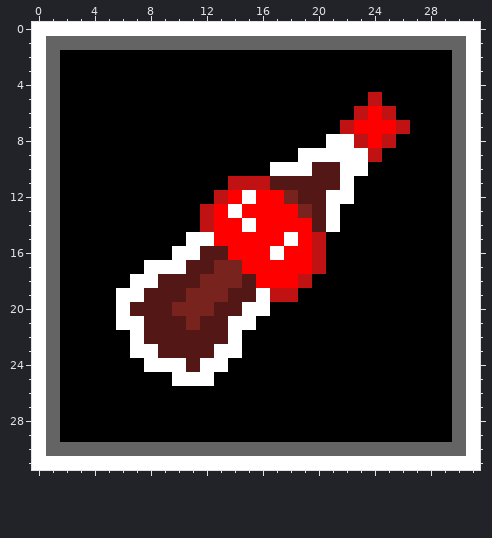
Pixel-art sprite, stored at Assets/Sprites/UI/Ingame/ColaIcon.png. That is the earlier state.
The file is 32x32 pixels.
After the commit:
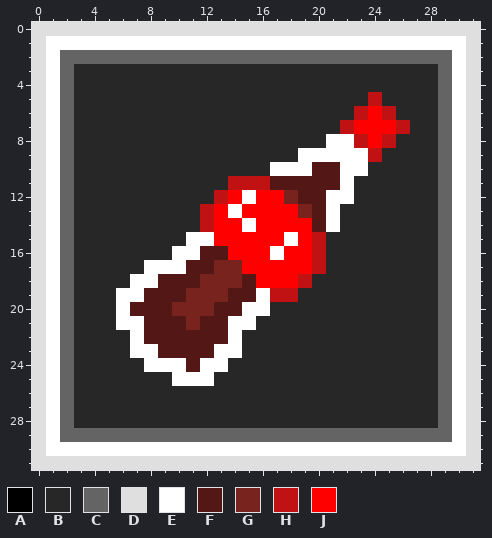
Palette (. is transparent): A #000000  B #272727  C #646464  D #dfdfdf  E #ffffff  F #531815  G #79231f  H #c01212  J #ff0000
From old to new:
Changed rows in their new state; - is an unchanged pixel.
first column x 0:
 0 DDDDDDDDDDDDDDDDDDDDDDDDDDDDDDDD
 1 DEEEEEEEEEEEEEEEEEEEEEEEEEEEEEED
 2 DECCCCCCCCCCCCCCCCCCCCCCCCCCCCED
 3 DECBBBBBBBBBBBBBBBBBBBBBBBBBBCED
 4 DECBBBBBBBBBBBBBBBBBBBBBBBBBBCED
 5 DECBBBBBBBBBBBBBBBBBBBBB-BBBBCED
 6 DECBBBBBBBBBBBBBBBBBBBB---BBBCED
 7 DECBBBBBBBBBBBBBBBBBBB-----BBCED
 8 DECBBBBBBBBBBBBBBBBBB-----BBBCED
 9 DECBBBBBBBBBBBBBBBB------BBBBCED
10 DECBBBBBBBBBBBBBB-------BBBBBCED
11 DECBBBBBBBBBBB---------BBBBBBCED
12 DECBBBBBBBBBB----------BBBBBBCED
13 DECBBBBBBBBB----------BBBBBBBCED
14 DECBBBBBBBBB----------BBBBBBBCED
15 DECBBBBBBBB----------BBBBBBBBCED
16 DECBBBBBBB-----------BBBBBBBBCED
17 DECBBBBB-------------BBBBBBBBCED
18 DECBBBB-------------BBBBBBBBBCED
19 DECBBB-------------BBBBBBBBBBCED
20 DECBBB-----------BBBBBBBBBBBBCED
21 DECBBB----------BBBBBBBBBBBBBCED
22 DECBBBB--------BBBBBBBBBBBBBBCED
23 DECBBBB--------BBBBBBBBBBBBBBCED
24 DECBBBBB------BBBBBBBBBBBBBBBCED
25 DECBBBBBBB---BBBBBBBBBBBBBBBBCED
26 DECBBBBBBBBBBBBBBBBBBBBBBBBBBCED
27 DECBBBBBBBBBBBBBBBBBBBBBBBBBBCED
28 DECBBBBBBBBBBBBBBBBBBBBBBBBBBCED
29 DECCCCCCCCCCCCCCCCCCCCCCCCCCCCED
30 DEEEEEEEEEEEEEEEEEEEEEEEEEEEEEED
31 DDDDDDDDDDDDDDDDDDDDDDDDDDDDDDDD
